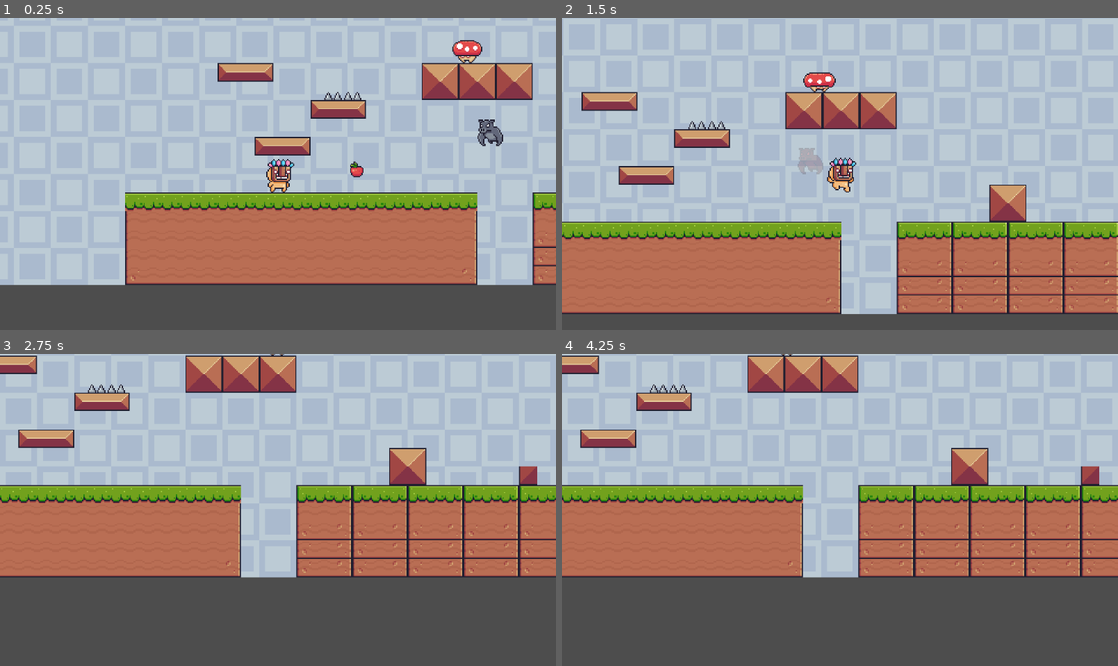
Above: before the commit, frames 1-4 (two rows, left to right).
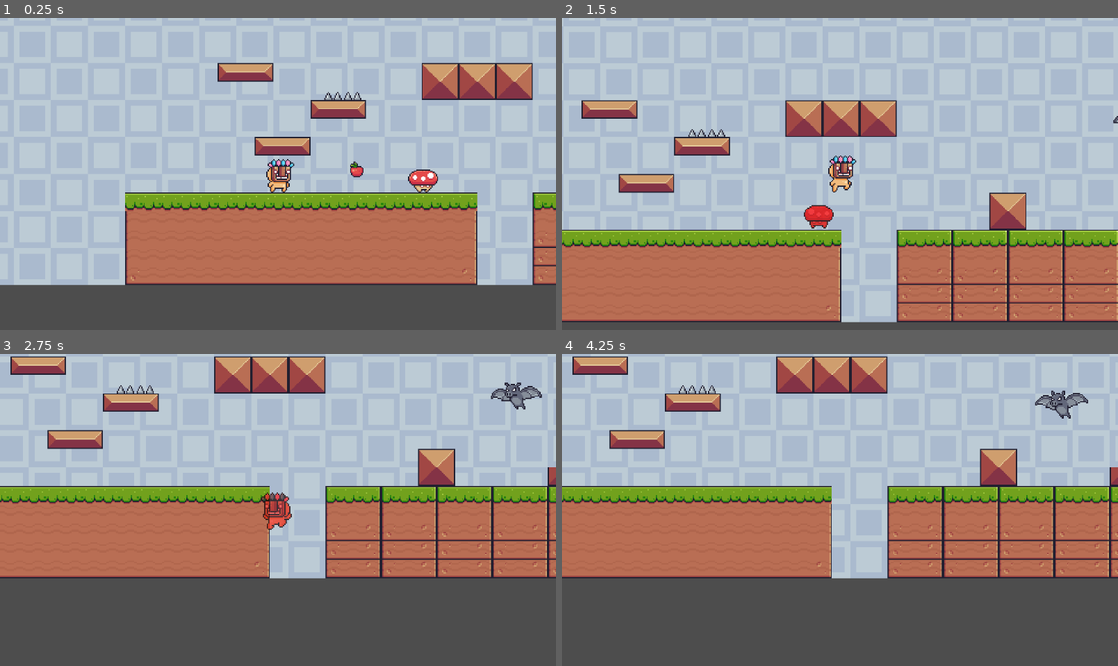
Above: after the commit, the same moments.

Repository: Sergiodevelopersk8/godotcurso2
Game: Godot game, scene res://scenes/Levels/level.tscn
The game is run twice, just before and just after one commit, with the same random seed, the same clock (stepped at 60 frames per second) and the same inputs.
Inputs:
- Up to frame 1 (0.25 s): no input
- Up to frame 2 (1.5 s): hold Right (right) from 0.53 s (still down); tap Space (jump) at 0.77 s
- Up to frame 3 (2.75 s): tap Space (jump) at 1.52 s; release Right (right) at 2.03 s; hold Left (left) from 2.03 s (still down)
- Up to frame 4 (4.25 s): release Left (left) at 2.78 s; hold Right (right) from 2.78 s (still down); tap Space (jump) at 3.02, 3.77 s

The runs differ from the first frame. In frame 1, 0.9% of the frame differs, in the area x 73-91%, y 7-56%; in frame 2, 17%, in the area x 0-100%, y 17-98%; in frame 3, 16%; in frame 4, 16%.

Commit message:
paso al video 139

Diff:
--- a/plataforma-2d-curso-2026/Scripts/enemy.gd
+++ b/plataforma-2d-curso-2026/Scripts/enemy.gd
@@ -11,7 +11,7 @@
 
 func _ready() -> void:
 	player = get_tree().get_first_node_in_group("Player")
-
+	set_physics_process(false)
 
 func _on_hurtbox_area_entered(area: Area2D) -> void:
 	if player.position.y < hurtbox.global_position.y:
@@ -23,3 +23,7 @@
 func _on_animation_player_animation_finished(anim_name: StringName) -> void:
 
 	queue_free()
+
+
+func _on_visible_on_screen_notifier_2d_screen_entered() -> void:
+	set_physics_process(true)
--- a/plataforma-2d-curso-2026/Scripts/player.gd
+++ b/plataforma-2d-curso-2026/Scripts/player.gd
@@ -2,6 +2,7 @@
 extends CharacterBody2D
 
 @onready var anim: AnimatedSprite2D = $Sprite2D
+@onready var anima: AnimationPlayer = $AnimationPlayer
 
 
 
@@ -55,10 +56,21 @@
 
 func _on_hurtbox_area_entered(area: Area2D) -> void:
 	if area.is_in_group("traps"):
-		queue_free()
+		death_player()
 		return
 	if position.y < area.global_position.y:
 		velocity.y = -jump_speed #da un salto el jugador como mario bros
 		print("salto como mario")
 	else:
-		queue_free()
+		death_player()
+
+
+
+func death_player():
+	anima.play("death")
+	set_physics_process(false)
+	anim.pause()
+
+
+func _on_animation_player_animation_finished(anim_name: StringName) -> void:
+	queue_free()
--- a/plataforma-2d-curso-2026/scenes/Enemies/enemy.tscn
+++ b/plataforma-2d-curso-2026/scenes/Enemies/enemy.tscn
@@ -57,5 +57,8 @@
 [node name="AnimationPlayer" type="AnimationPlayer" parent="." unique_id=285867037]
 libraries/ = SubResource("AnimationLibrary_iq8kd")
 
+[node name="VisibleOnScreenNotifier2D" type="VisibleOnScreenNotifier2D" parent="." unique_id=1242940980]
+
 [connection signal="area_entered" from="Hurtbox" to="." method="_on_hurtbox_area_entered"]
 [connection signal="animation_finished" from="AnimationPlayer" to="." method="_on_animation_player_animation_finished"]
+[connection signal="screen_entered" from="VisibleOnScreenNotifier2D" to="." method="_on_visible_on_screen_notifier_2d_screen_entered"]
--- a/plataforma-2d-curso-2026/scenes/Levels/level.tscn
+++ b/plataforma-2d-curso-2026/scenes/Levels/level.tscn
@@ -119,10 +119,10 @@
 [node name="Enemies" type="Node2D" parent="." unique_id=1125394164]
 
 [node name="Mushroom" parent="Enemies" unique_id=585929183 instance=ExtResource("5_fsqur")]
-position = Vector2(302, 109)
+position = Vector2(250, 223)
 
 [node name="Bat" parent="Enemies" unique_id=1448959305 instance=ExtResource("6_a4mo8")]
-position = Vector2(325, 187)
+position = Vector2(562, 148)
 
 [node name="Player" parent="." unique_id=560204453 instance=ExtResource("1_byklb")]
 position = Vector2(132, 224)
--- a/plataforma-2d-curso-2026/scenes/Player/player.tscn
+++ b/plataforma-2d-curso-2026/scenes/Player/player.tscn
@@ -209,6 +209,68 @@
 
 [sub_resource type="RectangleShape2D" id="RectangleShape2D_uiqp4"]
 size = Vector2(14.5, 25)
+
+[sub_resource type="Animation" id="Animation_uiqp4"]
+length = 0.001
+tracks/0/type = "value"
+tracks/0/imported = false
+tracks/0/enabled = true
+tracks/0/path = NodePath("Sprite2D:modulate")
+tracks/0/interp = 1
+tracks/0/loop_wrap = true
+tracks/0/keys = {
+"times": PackedFloat32Array(0),
+"transitions": PackedFloat32Array(1),
+"update": 0,
+"values": [Color(1, 1, 1, 1)]
+}
+tracks/1/type = "value"
+tracks/1/imported = false
+tracks/1/enabled = true
+tracks/1/path = NodePath("Sprite2D:scale")
+tracks/1/interp = 1
+tracks/1/loop_wrap = true
+tracks/1/keys = {
+"times": PackedFloat32Array(0),
+"transitions": PackedFloat32Array(1),
+"update": 0,
+"values": [Vector2(1, 1)]
+}
+
+[sub_resource type="Animation" id="Animation_hvfru"]
+resource_name = "death"
+length = 0.5
+step = 0.1
+tracks/0/type = "value"
+tracks/0/imported = false
+tracks/0/enabled = true
+tracks/0/path = NodePath("Sprite2D:modulate")
+tracks/0/interp = 1
+tracks/0/loop_wrap = true
+tracks/0/keys = {
+"times": PackedFloat32Array(0, 0.5),
+"transitions": PackedFloat32Array(1, 1),
+"update": 0,
+"values": [Color(1, 0.13725491, 0.101960786, 1), Color(1, 1, 1, 0)]
+}
+tracks/1/type = "value"
+tracks/1/imported = false
+tracks/1/enabled = true
+tracks/1/path = NodePath("Sprite2D:scale")
+tracks/1/interp = 2
+tracks/1/loop_wrap = true
+tracks/1/keys = {
+"times": PackedFloat32Array(0, 0.2, 0.5),
+"transitions": PackedFloat32Array(1, 1, 1),
+"update": 0,
+"values": [Vector2(1, 1), Vector2(1.1, 1.1), Vector2(0, 0)]
+}
+
+[sub_resource type="AnimationLibrary" id="AnimationLibrary_a06cl"]
+_data = {
+&"RESET": SubResource("Animation_uiqp4"),
+&"death": SubResource("Animation_hvfru")
+}
 
 [node name="Player" type="CharacterBody2D" unique_id=560204453 groups=["Player"]]
 collision_layer = 0
@@ -220,7 +282,7 @@
 
 [node name="Sprite2D" type="AnimatedSprite2D" parent="." unique_id=1520999909]
 sprite_frames = SubResource("SpriteFrames_t6q27")
-animation = &"idle"
+animation = &"fall"
 
 [node name="CollisionShape2D" type="CollisionShape2D" parent="." unique_id=872414626]
 position = Vector2(1, 5)
@@ -235,4 +297,8 @@
 shape = SubResource("RectangleShape2D_uiqp4")
 debug_color = Color(0.727517, 0.47463733, 0.06003575, 0.41960785)
 
+[node name="AnimationPlayer" type="AnimationPlayer" parent="." unique_id=104471852]
+libraries/ = SubResource("AnimationLibrary_a06cl")
+
 [connection signal="area_entered" from="Hurtbox" to="." method="_on_hurtbox_area_entered"]
+[connection signal="animation_finished" from="AnimationPlayer" to="." method="_on_animation_player_animation_finished"]
